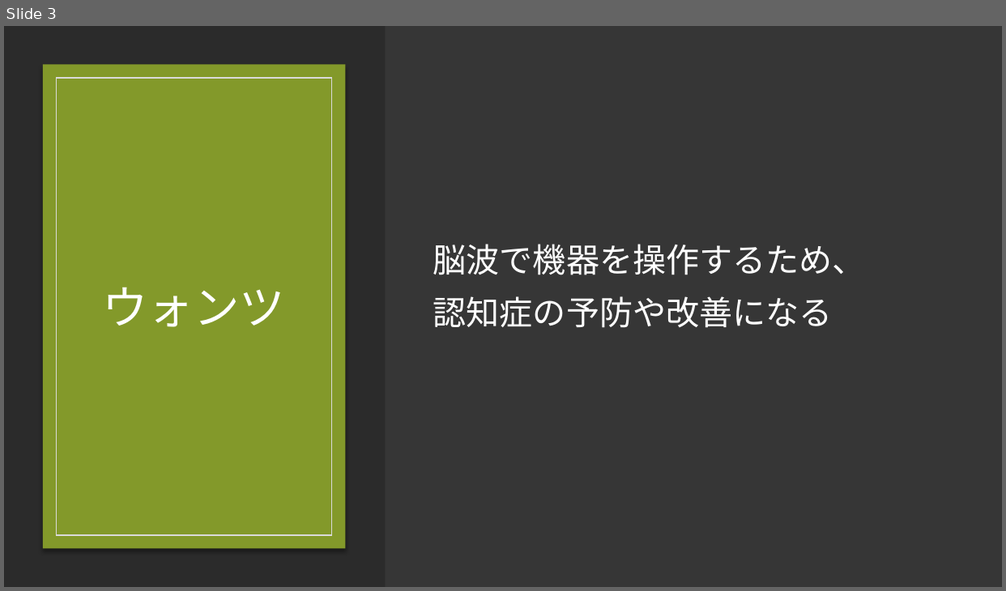
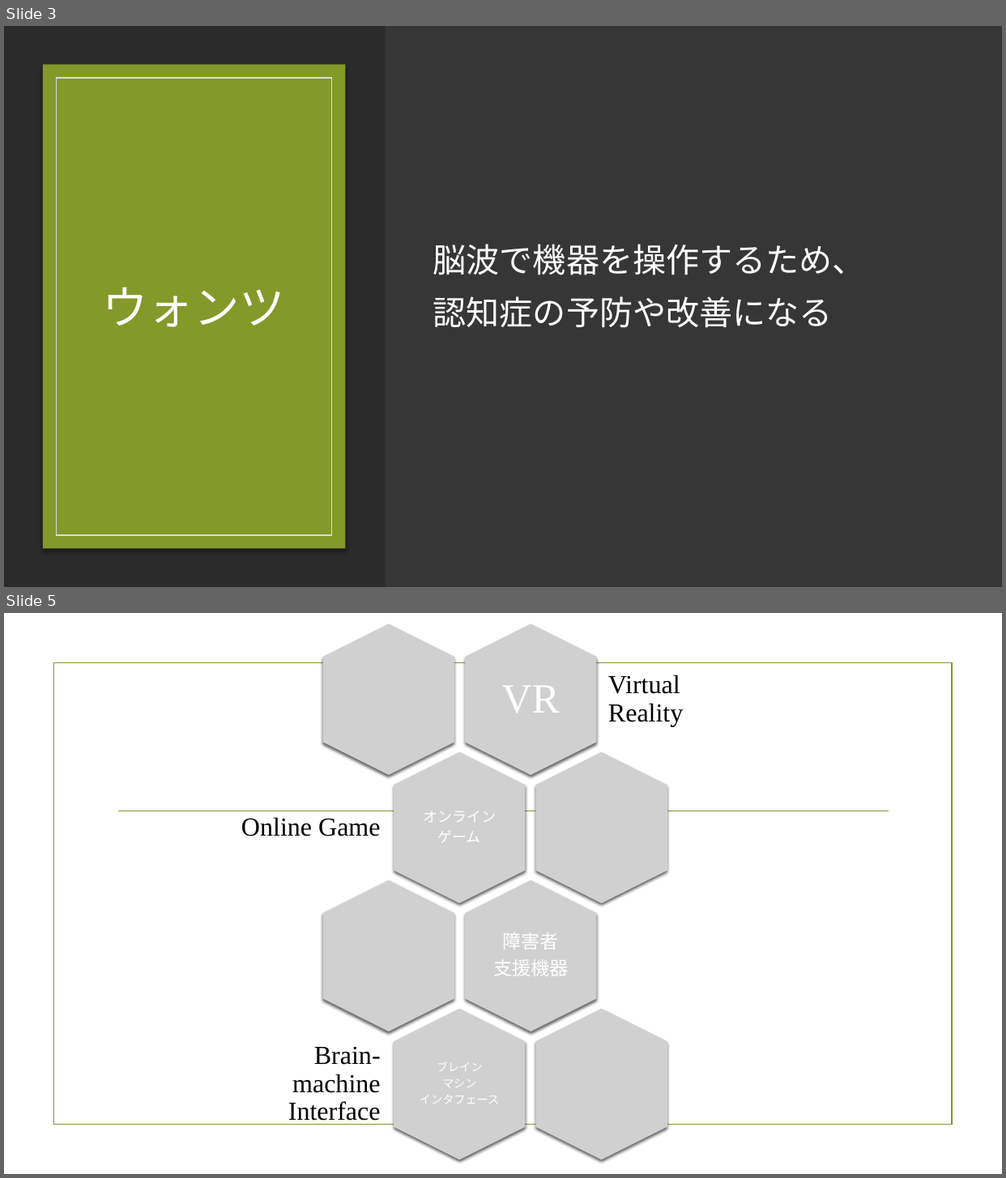
Before and after one commit to Gar-hal/MK11, a slide deck: シーズ・ニーズ・ウォンツ.pptx. Shown one above the other, each under a label of ours: slide 3 before the commit, slides 3 and 5 after it; the slides between them are not shown. The pictures are 1006x591 and 1006x1178 pixels, drawn with LibreOffice and Linux fonts; fonts in the diff are those of the drawing; grey boxes stand for pictures; background and template pictures are left out; a plain dark background stands for a picture behind light text. Boxes give left, top, right and bottom in pixels: in the first picture for what was removed or moved away, otherwise in the second. Text is boxed around its words. In the diff, an @@ line names an element or a change of style, - is before the commit and + after.

```diff
--- a/シーズ・ニーズ・ウォンツ.pptx
+++ b/シーズ・ニーズ・ウォンツ.pptx
@@ slide 5 added at bbox=[4, 613, 1002, 1174], background picture (left out) @@
@@ rectangle added at bbox=[53, 663, 952, 1125], outline #83992A 1.25 pt @@
@@ line added from (118, 811) to (889, 811), #83992A 1.25 pt @@
@@ group added at bbox=[241, 624, 683, 1161]: 8 pictures, 7 texts @@
+VR
+Virtual Reality
+オンライン
+ゲーム
+Online Game
+障害者
+支援機器
+ブレイン
+マシン
+インタフェース
+Brain-machine Interface
```
Also in this commit, not shown: 4 other slides added.
